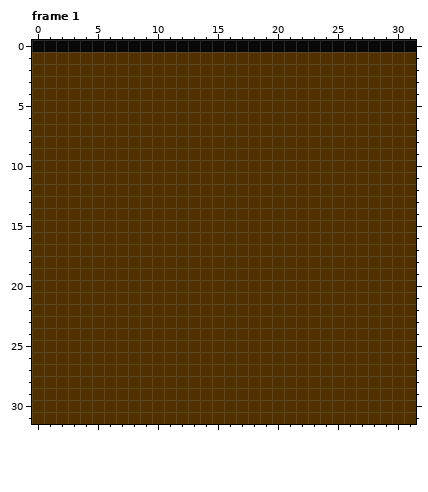
One commit to this pixel-art file: ProjectHook/ProjectHook/Content/tiles.ase. That is the earlier state.
32x32 pixels, 1 frame. Shown: frame 1. The commit also changed other frames, which this record leaves out.
And afterwards:
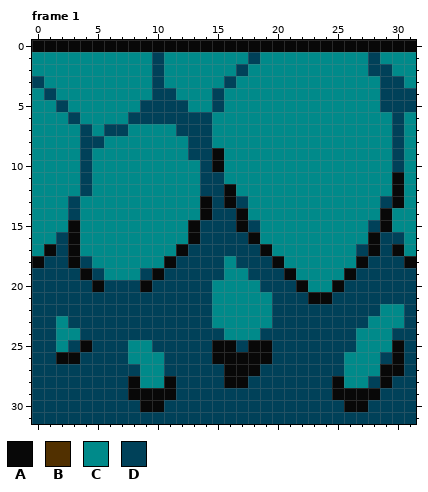
Palette (. is transparent): A #080808  B #513000  C #008a8a  D #004159
The edit:
Changed rows in their new state; - is an unchanged pixel.
Frame 1:
first column x 0:
 1 CCCCCCCCCCDCCCCCCCDCCCCCCCCCDCCC
 2 CCCCCCCCCCDCCCCCCDCCCCCCCCCCDDCC
 3 DCCCCCCCCCDCCCCCDCCCCCCCCCCCCDDC
 4 CDCCCCCCCCDDCCCDCCCCCCCCCCCCCDDD
 5 CCDCCCCCCDDDDCCDCCCCCCCCCCCCCDDD
 6 CCCDCCCCDDDDDDDCCCCCCCCCCCCCCCDC
 7 CCCCDCDDCCCCDDDCCCCCCCCCCCCCCCDC
 8 CCCCDDCCCCCCCDDCCCCCCCCCCCCCCCDC
 9 CCCCDCCCCCCCCDDACCCCCCCCCCCCCCDC
10 CCCCDCCCCCCCCCDACCCCCCCCCCCCCCDC
11 CCCCDCCCCCCCCCDDCCCCCCCCCCCCCCAC
12 CCCCDCCCCCCCCCDDACCCCCCCCCCCCCAC
13 CCCDCCCCCCCCCCADADCCCCCCCCCCCDAC
14 CCCDCCCCCCCCCCADDACCCCCCCCCCCACC
15 CCCACCCCCCCCCADDDADCCCCCCCCCDACC
16 CCDACCCCCCCCCADDDDACCCCCCCCCADDC
17 CADACCCCCCCCADDDDDDACCCCCCCDADAC
18 ADDADCCCCCCADDDDCDDDACCCCCCADDDA
19 DDDDADCCCDADDDDDCCDDDACCCCADDDDD
20 DDDDDADDDADDDDDCCCCDDDACCADDDDDD
21 DDDDDDDDDDDDDDDCCCCCDDDAADDDDDDD
22 DDDDDDDDDDDDDDDCCCCCDDDDDDDDDCCD
23 DDCDDDDDDDDDDDDCCCCCDDDDDDDDCCCD
24 DDCCDDDDDDDDDDDDCCCDDDDDDDDCCCDD
25 DDCDADDDCCDDDDDAADAADDDDDDDCCCAD
26 DDAADDDDCCCDDDDAAAAADDDDDDCCCDAD
27 DDDDDDDDDCCDDDDDAAADDDDDDDCCCAAD
28 DDDDDDDDACCADDDDAADDDDDDDACCDADD
29 DDDDDDDDAAAADDDDDDDDDDDDDAAAADDD
30 DDDDDDDDDAADDDDDDDDDDDDDDDAADDDD
31 DDDDDDDDDDDDDDDDDDDDDDDDDDDDDDDD
